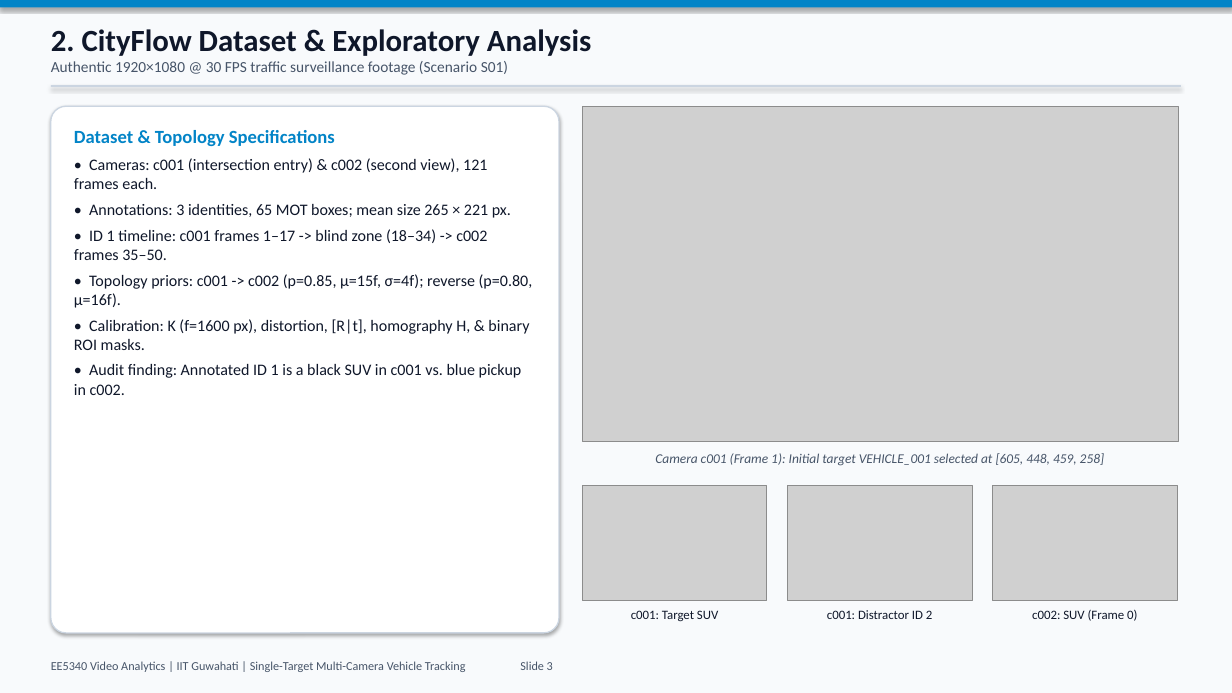
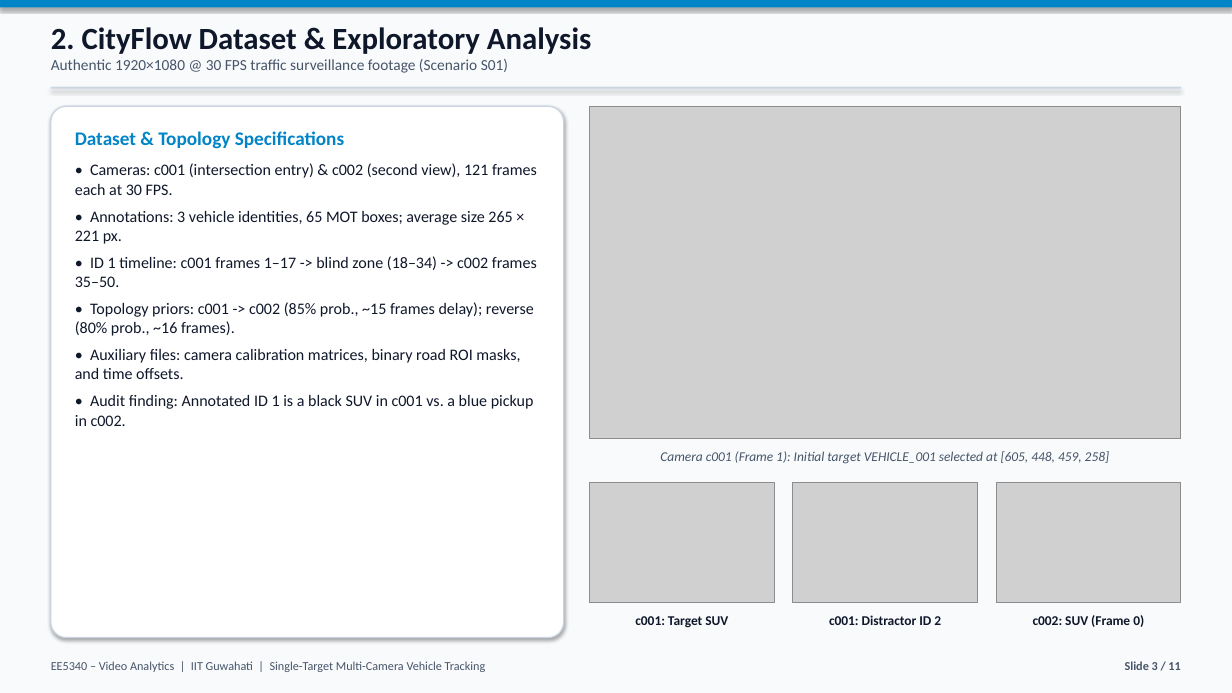
Before and after one commit to msujit908/cityflow-single-target-tracking, a slide deck: slide 3 of outputs/reports/STMCT_Presentation.pptx. Drawn at 1232x693 pixels with LibreOffice and Linux fonts; fonts in the diff are those of the drawing; grey boxes stand for pictures. Boxes give left, top, right and bottom in pixels: in the first picture for what was removed or moved away, otherwise in the second. Text is boxed around its words. In the diff, an @@ line names an element or a change of style, - is before the commit and + after.

Commit message:
Simplify PPTX slides (remove dense equations) and refine layout alignment

```diff
--- a/outputs/reports/STMCT_Presentation.pptx
+++ b/outputs/reports/STMCT_Presentation.pptx
@@ rounded rectangle: place and size @@
-rounded rectangle at [51, 106, 559, 633]
+rounded rectangle at [51, 106, 564, 638]
@@ picture: place and size @@
-picture at [582, 106, 1178, 442]
+picture at [590, 106, 1181, 439]
@@ text at [75, 131, 537, 287]: size 14.5 to 15 pt in "Dataset & Topology Specifications"; more space between paragraphs @@
@@ text at [75, 163, 537, 244]: text changed @@
-• Cameras: c001 (intersection entry) & c002 (second view), 121 frames each.
-• Annotations: 3 identities, 65 MOT boxes; mean size 265 × 221 px.
+• Cameras: c001 (intersection entry) & c002 (second view), 121 frames each at 30 FPS.
+• Annotations: 3 vehicle identities, 65 MOT boxes; average size 265 × 221 px.
@@ text at [75, 302, 534, 426]: text changed @@
-• Topology priors: c001 -> c002 (p=0.85, μ=15f, σ=4f); reverse (p=0.80, μ=16f).
-• Calibration: K (f=1600 px), distortion, [R|t], homography H, & binary ROI masks.
-• Audit finding: Annotated ID 1 is a black SUV in c001 vs. blue pickup in c002.
+• Topology priors: c001 -> c002 (85% prob., ~15 frames delay); reverse (80% prob., ~16 frames).
+• Auxiliary files: camera calibration matrices, binary road ROI masks, and time offsets.
+• Audit finding: Annotated ID 1 is a black SUV in c001 vs. a blue pickup in c002.
@@ text "Camera c001 (Frame 1): Initial ...": place and size @@
-text "Camera c001 (Frame 1): Initial ..." at [655, 453, 1104, 466]
+text "Camera c001 (Frame 1): Initial ..." at [660, 451, 1109, 464]
@@ picture: place and size @@
-picture at [582, 485, 767, 601]
+picture at [590, 482, 775, 603]
@@ picture: place and size @@
-picture at [787, 485, 972, 601]
+picture at [793, 482, 978, 603]
@@ picture: place and size @@
-picture at [993, 485, 1177, 601]
+picture at [996, 482, 1181, 603]
@@ size 10 to 10.5 pt, bold on in 3 elements at [1033, 615, 1144, 627], [829, 615, 941, 625], [635, 616, 728, 628] @@
@@ text at [51, 661, 486, 672]: text changed @@
-EE5340 Video Analytics | IIT Guwahati | Single-Target Multi-Camera Vehicle Tracking Slide 3
+EE5340 – Video Analytics | IIT Guwahati | Single-Target Multi-Camera Vehicle Tracking
@@ text added at [1125, 661, 1180, 670], 9.5 pt, text #475569, bold @@
+Slide 3 / 11
```
Also in this commit, not shown: 10 other slides changed, 1 other file.
